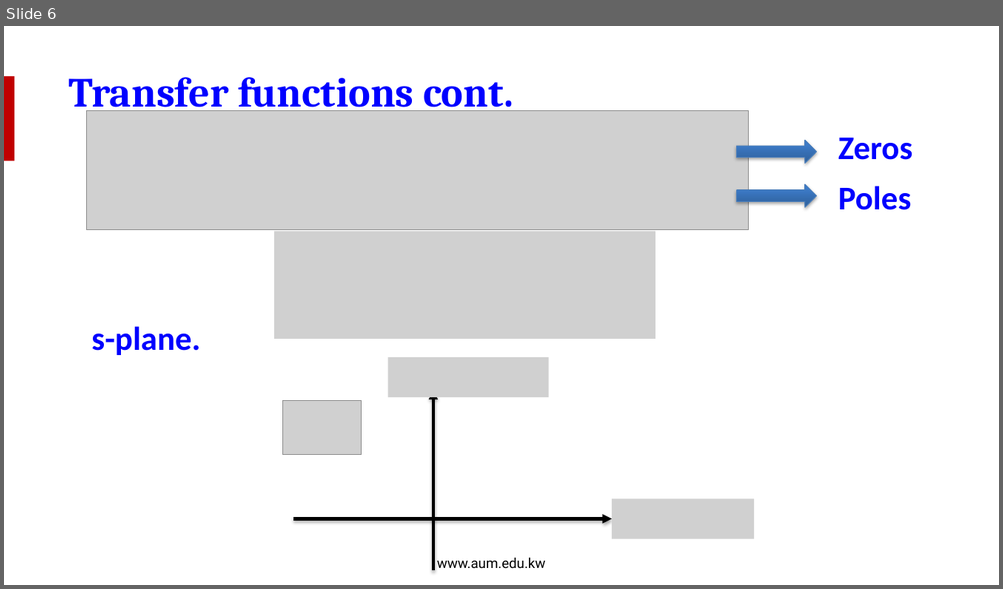
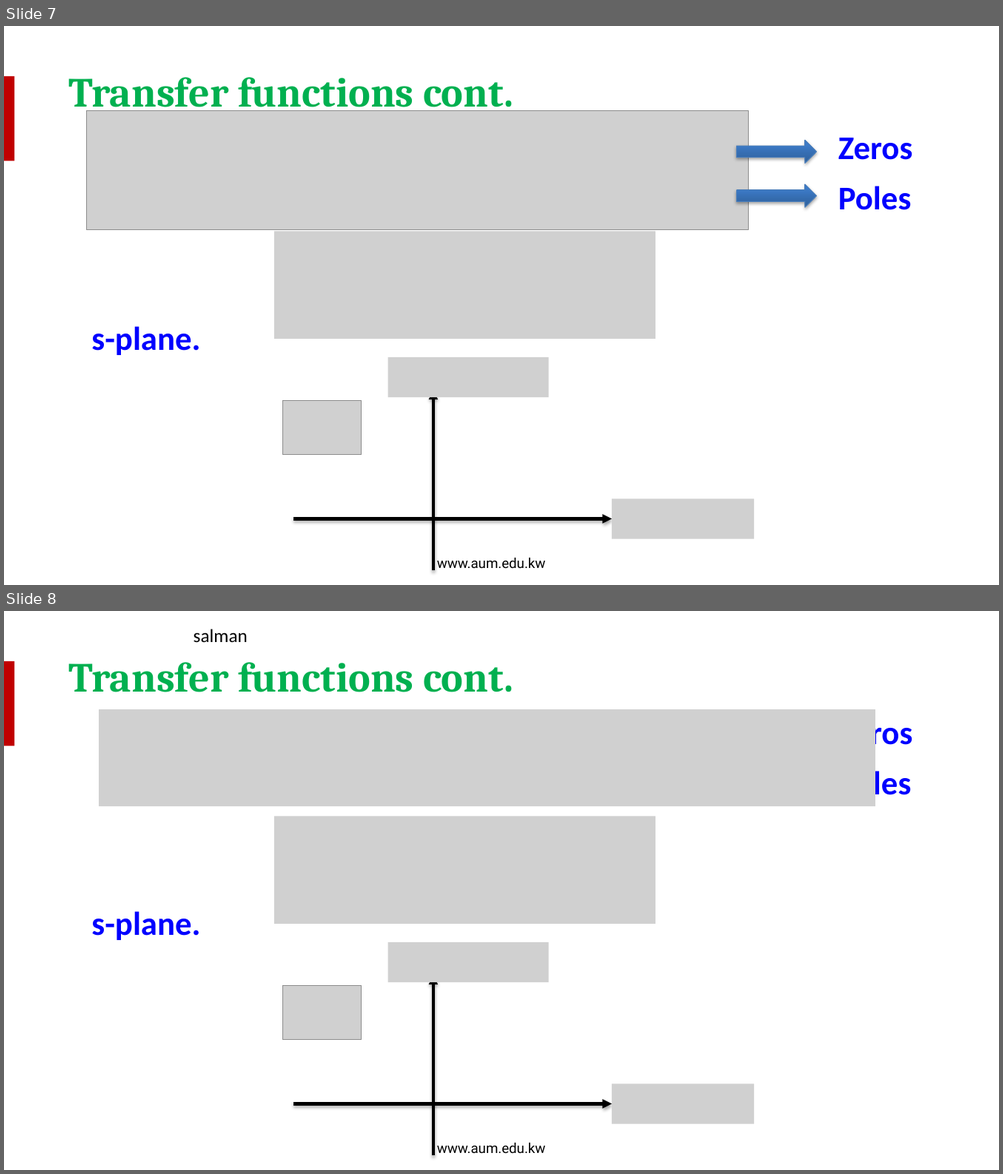
Before and after one commit to salmanrazzaq1993/AUM-WORK, a slide deck: PP WORK/Instructor Version/Week 9/Week 9 Lecture 2 - Poles and Zeros.pptx. Shown one above the other, each under a label of ours: slide 6 before the commit, slides 7 and 8 after it. The pictures are 1003x589 and 1003x1174 pixels, drawn with LibreOffice and Linux fonts; fonts in the diff are those of the drawing; grey boxes stand for pictures; background and template pictures are left out. Boxes give left, top, right and bottom in pixels: in the first picture for what was removed or moved away, otherwise in the second. Text is boxed around its words. In the diff, an @@ line names an element or a change of style, - is before the commit and + after.

```diff
--- a/PP WORK/Instructor Version/Week 9/Week 9 Lecture 2 - Poles and Zeros.pptx
+++ b/PP WORK/Instructor Version/Week 9/Week 9 Lecture 2 - Poles and Zeros.pptx
@@ slide 8 added at (4, 611, 999, 1170), background picture (left out); not listed: 2 template elements that a slide beside it also shows @@
@@ text added at (193, 629, 247, 643), 18 pt, text #000000 @@
+salman
@@ text added at (69, 662, 513, 692), 40 pt, text #00B050, bold @@
+Transfer functions cont.
@@ picture added at (99, 709, 875, 806) @@
@@ text added at (838, 716, 913, 752), 32 pt, text #0000FF, bold @@
+Zeros
@@ right arrow added at (737, 725, 817, 749), fill gradient #2F5F99 to #3D7CC7 to #3A7CCB, outline #4B7EBC 0.75 pt @@
@@ right arrow added at (737, 769, 817, 792), fill gradient #2F5F99 to #3D7CC7 to #3A7CCB, outline #4B7EBC 0.75 pt @@
@@ text added at (838, 767, 911, 803), 32 pt, text #0000FF, bold @@
+Poles
@@ picture added at (274, 816, 655, 923) @@
@@ text added at (91, 911, 200, 940), 32 pt, text #0000FF, bold @@
+s-plane.
@@ group added at (283, 943, 754, 1156): 3 pictures, 2 arrows @@
@@ what was slide 6 is now slide 7 @@
@@ slide 7 changed as well @@
@@ text "Transfer functions cont." at (69, 77, 513, 116): text colour #0000FF to #00B050 @@
```
Also in this commit, not shown: 15 other slides changed, 4 other slides added.
